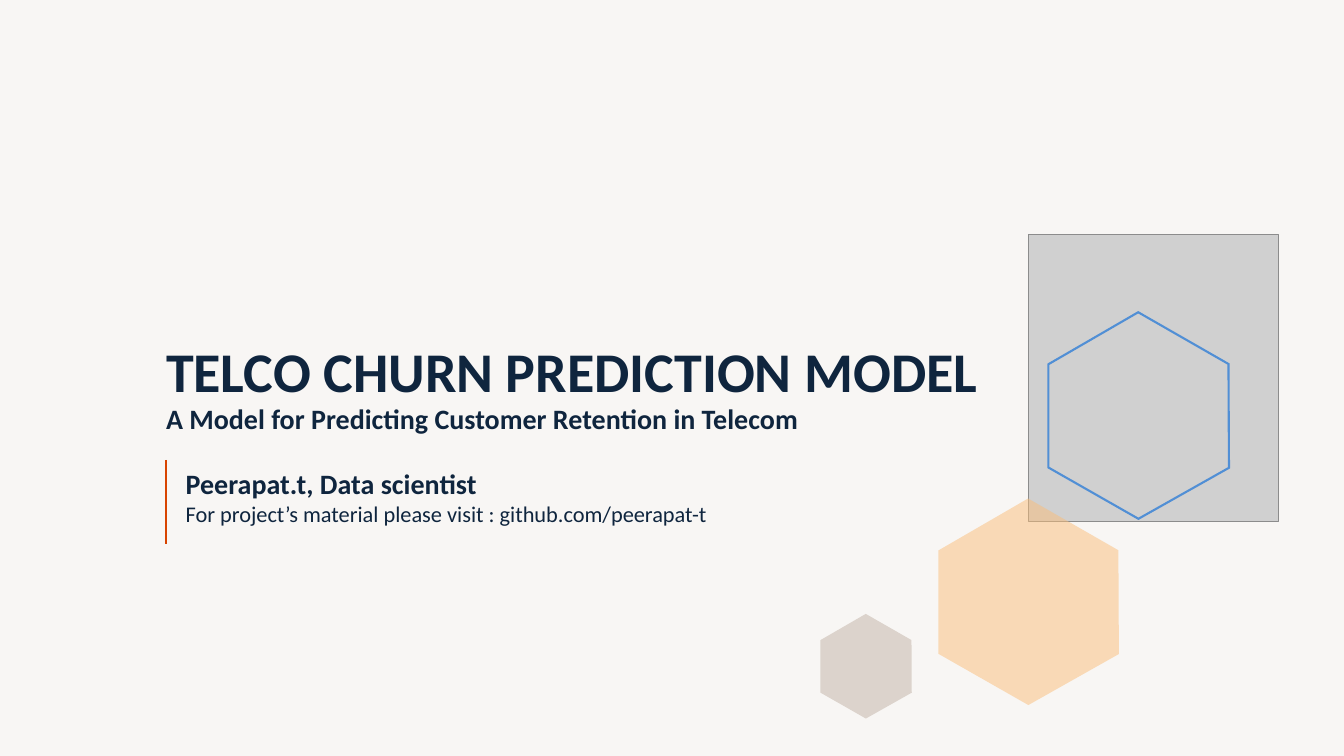
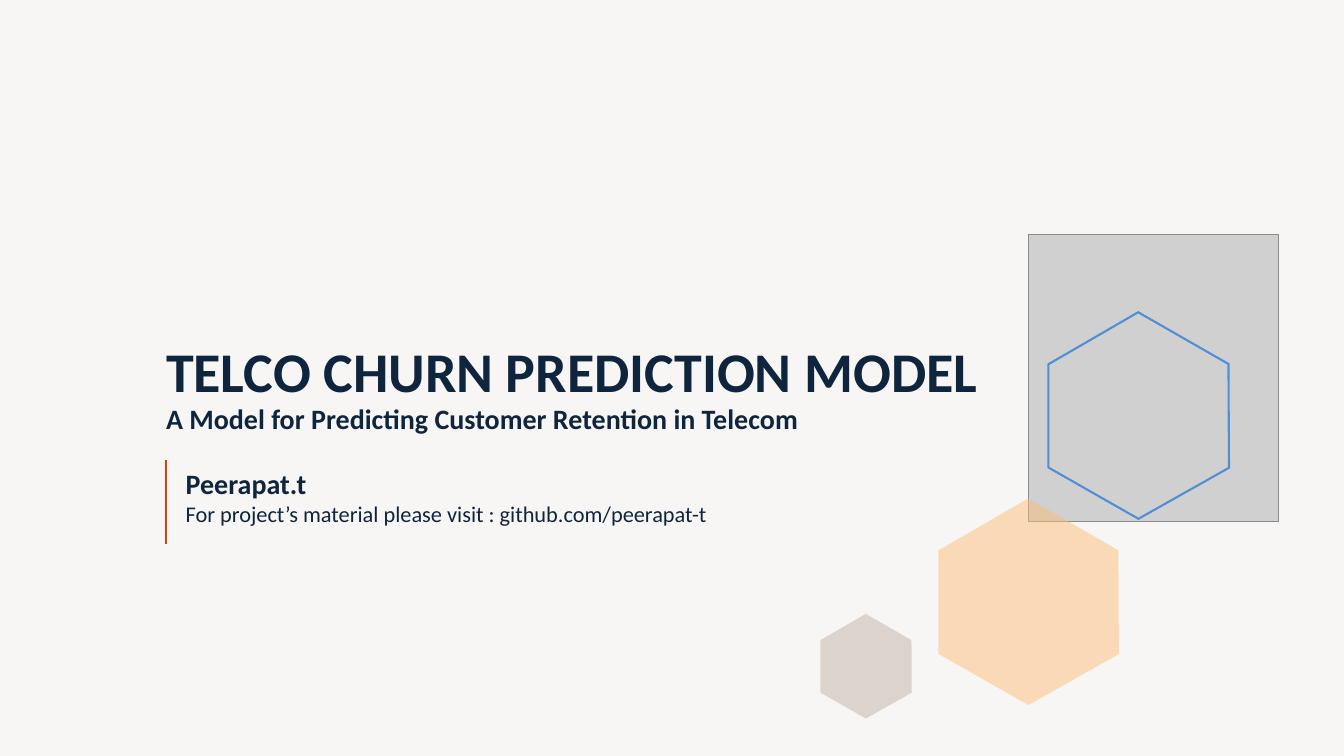
Before and after one commit to peerapat-t/telco_churn_prediction_model, a slide deck: slide 1 of Telco churn prediction model presentation.pptx. Drawn at 1344x756 pixels with LibreOffice and Linux fonts; fonts in the diff are those of the drawing; grey boxes stand for pictures. Boxes give left, top, right and bottom in pixels: in the first picture for what was removed or moved away, otherwise in the second. Text is boxed around its words. In the diff, an @@ line names an element or a change of style, - is before the commit and + after.

```diff
--- a/Telco churn prediction model presentation.pptx
+++ b/Telco churn prediction model presentation.pptx
@@ text at (186,475,707,526): text changed @@
-Peerapat.t, Data scientist
-For project’s material please visit : github.com/peerapat-t
+Peerapat.t
+For project’s material please visit : github.com/peerapat-t
```
Also in this commit, not shown: 1 other file.
